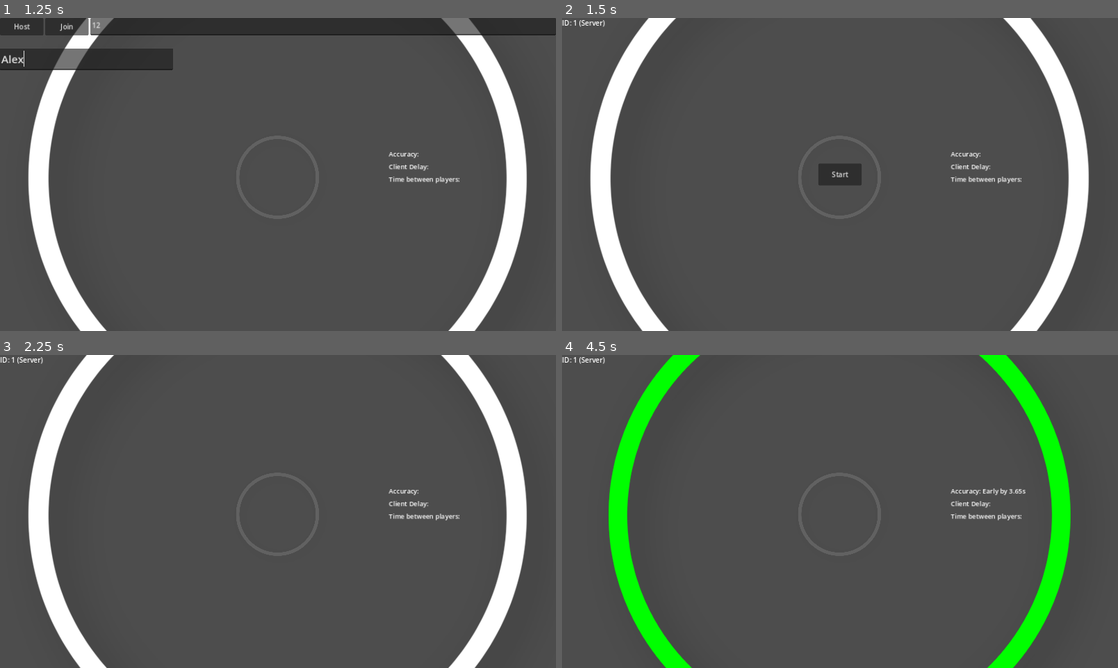
Above: before the commit, frames 1-4 (two rows, left to right).
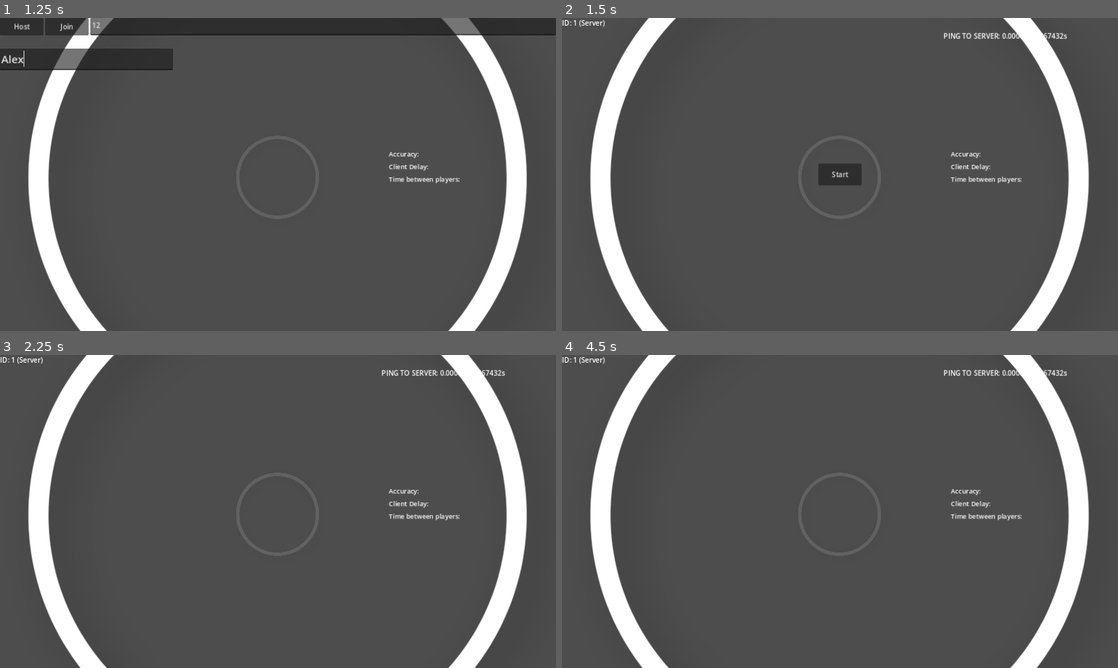
Above: after the commit, the same moments.

Repository: lokasc/rsPrototype
Game: Godot game, scene res://beat_sync/beat_main.tscn
The game is run twice, just before and just after one commit, with the same random seed, the same clock (stepped at 60 frames per second) and the same inputs. This scene is started directly instead of the project's main scene.
Inputs (mouse positions are in pixels of both pictures, inside the frame that each line leads up to):
- Up to frame 1 (1.25 s): click (322, 27) at 0.52 s; type "12" at 0.6 s; click (88, 58) at 0.75 s; type "Alex" at 0.83 s
- Up to frame 2 (1.5 s): click "Host" at 1.25 s
- Up to frame 3 (2.25 s): click "Start" at 2 s
- Up to frame 4 (4.5 s): tap Enter at 2.75 s; move the mouse to (962, 495) at 2.77 s; hold D (right) 2.78-3.53 s; click (962, 495) at 2.85 s; tap Space at 3.5 s; move the mouse to (728, 527) at 3.52 s; hold S (down) 3.53-4.28 s; click (728, 527) at 3.6 s; move the mouse to (895, 442) at 4.27 s; hold D (right) from 4.28 s (still down); click (895, 442) at 4.35 s

Frame 1 is identical in both runs. In frame 2, 0.2% of the frame differs, in the area x 68-91%, y 4-7%; in frame 3, 0.2%; in frame 4, 15%, in the area x 5-95%, y 0-100%.

Commit message:
Added pinging & delay between players

Diff:
--- a/beat_sync/beat_main.tscn
+++ b/beat_sync/beat_main.tscn
@@ -7,7 +7,7 @@
 
 [node name="BeatMain" type="Node"]
 
-[node name="MultiplayerController" type="Node" parent="." node_paths=PackedStringArray("net_ui", "game_ui", "timer", "sound_timer", "transparent_ring", "opaque_ring", "hihat_sound", "stats_container")]
+[node name="MultiplayerController" type="Node" parent="." node_paths=PackedStringArray("net_ui", "game_ui", "timer", "sound_timer", "transparent_ring", "opaque_ring", "hihat_sound", "stats_container", "players_delay_label")]
 script = ExtResource("1_i0qxa")
 net_ui = NodePath("../UI/NetUI")
 game_ui = NodePath("../UI/InGameUI")
@@ -17,7 +17,8 @@
 opaque_ring = NodePath("../Countdowns/Ring")
 hihat_sound = NodePath("../Countdowns/HiHatSound")
 stats_container = NodePath("../Countdowns/StatsContainer")
-result_screen_time = 1.0
+players_delay_label = NodePath("../Countdowns/StatsContainer/ButtonPressDelay")
+result_screen_time = 20.0
 num_countdowns = 10
 
 [node name="Countdowns" type="Node" parent="."]
@@ -76,7 +77,7 @@
 text = "Client Delay:"
 
 [node name="ButtonPressDelay" type="RichTextLabel" parent="Countdowns/StatsContainer"]
-custom_minimum_size = Vector2(300, 25)
+custom_minimum_size = Vector2(1000, 25)
 layout_mode = 2
 theme_override_font_sizes/normal_font_size = 15
 text = "Time between players:"
@@ -137,15 +138,23 @@
 offset_right = 40.0
 offset_bottom = 23.0
 
-[node name="FriendID" type="RichTextLabel" parent="UI/InGameUI"]
+[node name="VBoxContainer" type="VBoxContainer" parent="UI/InGameUI"]
+layout_mode = 0
+offset_left = 878.0
+offset_top = 1.0
+offset_right = 1278.0
+offset_bottom = 230.0
+
+[node name="FriendID" type="RichTextLabel" parent="UI/InGameUI/VBoxContainer"]
 custom_minimum_size = Vector2(400, 25)
-layout_mode = 0
-offset_left = 780.0
-offset_right = 1280.0
-offset_bottom = 35.0
+layout_mode = 2
 theme_override_font_sizes/normal_font_size = 25
 bbcode_enabled = true
 fit_content = true
+
+[node name="Ping" type="Label" parent="UI/InGameUI/VBoxContainer"]
+custom_minimum_size = Vector2(100, 50)
+layout_mode = 2
 
 [node name="StartGameButton" type="Button" parent="UI/InGameUI"]
 custom_minimum_size = Vector2(100, 50)
--- a/beat_sync/multiplayer_controller.gd
+++ b/beat_sync/multiplayer_controller.gd
@@ -3,7 +3,7 @@
 const PORT = 28960
 const MAX_CLIENTS = 2
 
-
+signal client_ready_signal
 
 @export var net_ui : Control
 @export var game_ui : Control
@@ -13,13 +13,17 @@
 @export var transparent_ring : Sprite2D
 @export var opaque_ring : Sprite2D
 @export var hihat_sound : AudioStreamPlayer
+
+@export_subgroup("Stats")
 @export var stats_container : VBoxContainer
+@export var players_delay_label : RichTextLabel
 
 @export_category("Game")
 @export var result_screen_time : float
 @export_range(1,15) var num_countdowns : int
 
 @export_subgroup("BPM")
+@export var BPM_CONSTANT : bool = false
 @export var min_BPM : int = 100
 @export var max_BPM : int = 30
 
@@ -27,10 +31,19 @@
 var ip_address = "127.0.0.1"
 var peer
 var player_name : String = ""
+var is_bpm_sent : bool = false
+var is_delay_sent : bool = false
+
+var _ping_start_time : float
+var final_ping_time : float
+var delta_pings : float = 1
+var _current_ping_timer : float = 0
+
+
 
 ### GAMEPLAY
 var is_game_started : bool = false
-enum GAME_STATE {STATE_IDLE, STATE_RUNNING, STATE_RESULTS}
+enum GAME_STATE {STATE_IDLE, STATE_WAITING, STATE_RUNNING, STATE_RESULTS}
 var current_state : GAME_STATE = GAME_STATE.STATE_IDLE
 var current_countdowns : int
 
@@ -50,7 +63,9 @@
 var pressed_time
 
 # difference between the last crotchet and pressed time.
+# negative implies early, positive implies late.
 var accuracy
+var friend_accuracy = null
 
 var friend_details = {
 	"name" : null,
@@ -74,33 +89,54 @@
 	current_state = GAME_STATE.STATE_IDLE
 	current_countdowns = 0
 
-	# TODO: Send number of countdowns to client
+	client_ready_signal.connect(on_client_ready_signal)
+
+	BPM = null
 
 func _process(delta):
 	if !is_game_started:
 		return
 
-	game_loop(delta)
+
+	# SEND BPM DATA to other player.
+	# WAIT FOR CONFIRMATION BEFORE PROCEEDING
+	# CLIENT SEND PACKET TO SERVER FOR CONFIRMATION
+	# SERVER SEND TO CLIENTS TO START THE COUNTDOWN
+
+	await game_loop(delta)
+
+# call rpc here, ignores the await in game loop.
+func _physics_process(delta):
+
+	_current_ping_timer += delta
+
+	if _current_ping_timer >= delta_pings:
+		_current_ping_timer = 0
+		ping.rpc_id(1, Time.get_unix_time_from_system())
 	pass
 
 ### GAMEPLAY ###
 # Players need to press m0 when the opaque ring overlaps
 # the transparent ring
 
-	# 1. Decide BPM.
-	# 2. Start counting down.
-	# 3. Check for hits.
-	# 4. get results, wait.
-
 # This function corresponds to the main gameplay
 func game_loop(_delta):
+	#print(current_state)
 	match current_state:
 		GAME_STATE.STATE_IDLE:
-			await get_tree().create_timer(1).timeout
-
-			# Calculate a random BPM
-			#BPM = randi_range(max_BPM, min_BPM)
-			BPM = 60
+			#await get_tree().create_timer(1).timeout
+			# Calculate BPM
+			if multiplayer.is_server() && is_bpm_sent == false:
+				if BPM_CONSTANT:
+					send_bpm_rpc.rpc(60)
+				else:
+					BPM = randi_range(max_BPM, min_BPM)
+					send_bpm_rpc.rpc(BPM)
+				is_bpm_sent = true
+
+			## waits for all clients.
+			await client_ready_signal
+
 			seconds_per_four_beats = BPM/60.0 * 4
 			extra_seconds = seconds_per_four_beats/4 * 2
 
@@ -114,7 +150,8 @@
 			$"../Countdowns/Ring".modulate = Color(0,0,0)
 			sound_timer.start(seconds_per_four_beats/4)
 
-			current_state = GAME_STATE.STATE_RUNNING
+			switch_state(current_state, GAME_STATE.STATE_RUNNING)
+			return
 		GAME_STATE.STATE_RUNNING:
 			# Shrink visual image, via linear interpolation.
 			opaque_ring.scale = opaque_ring_scale + ((transparent_ring_scale - opaque_ring_scale)/(seconds_per_four_beats-0)) * (total_cd_time - timer.time_left-0)
@@ -132,16 +169,37 @@
 				timer.stop()
 				sound_timer.stop()
 				$"../Countdowns/CorrectBuzzerNoise".play(0.15)
-				# negative implies early, positive implies late.
+
 				accuracy =  total_cd_time - pressed_time - seconds_per_four_beats
 				#print("Time left: " + str(pressed_time) + "\n Accuracy: " + str(accuracy))
 
+				if !multiplayer.is_server():
+					send_press_time.rpc_id(1, accuracy, Time.get_unix_time_from_system())
+
+				set_accuracy()
+				$"../Countdowns/StatsContainer/ButtonPressDelay".text = "Time between players: WAITING"
 				# stop timer when hit
-				current_state = GAME_STATE.STATE_RESULTS
+				switch_state(current_state, GAME_STATE.STATE_RESULTS)
 		GAME_STATE.STATE_RESULTS:
-			# show results here, for x seconds then go next.
-			set_accuracy()
-
+			if current_state != GAME_STATE.STATE_RESULTS:
+				return # sanity check, it can happen.
+
+			# Synchronise step, wait until I get result
+			if friend_accuracy == null:
+				return
+
+			# recieved result, go next.
+			if multiplayer.is_server() && is_delay_sent == false:
+				var player_diff = abs(friend_accuracy - accuracy)
+				pong_button_press_delay.rpc(player_diff)
+				is_delay_sent = true
+
+			# client has recieved delay results
+			if !multiplayer.is_server() && is_delay_sent == false:
+				client_ready.rpc_id(1, multiplayer.get_unique_id())
+				is_delay_sent = true
+
+			await client_ready_signal
 			await get_tree().create_timer(result_screen_time).timeout
 
 			# check to end game.
@@ -149,17 +207,24 @@
 			# without being in state_result
 			if current_state == GAME_STATE.STATE_RESULTS:
 				current_countdowns += 1
+
+				# reset variables
+				friend_accuracy = null
+				accuracy = null
+				is_bpm_sent = false
+				is_delay_sent = false
+				reset_stat_strings()
 				if current_countdowns >= num_countdowns:
 					is_game_started = false
 					return
-			current_state = GAME_STATE.STATE_IDLE
+				switch_state(current_state, GAME_STATE.STATE_IDLE)
 			return
 
 func _on_cd_timer_timeout():
 	if current_state != GAME_STATE.STATE_RUNNING:
 		return
 	accuracy = 123456789
-	current_state = GAME_STATE.STATE_RESULTS
+	switch_state(current_state, GAME_STATE.STATE_RESULTS)
 
 func _on_sound_timer_timeout():
 	hihat_sound.stop()
@@ -170,7 +235,10 @@
 		# play different sound
 		sound_timer.stop()
 
-# includes network code here.
+func reset_stat_strings():
+	$"../Countdowns/StatsContainer/Accuracy".text = "Accuracy"
+	$"../Countdowns/StatsContainer/Ping".text = "Client Delay"
+	$"../Countdowns/StatsContainer/ButtonPressDelay".text = "Time between players:"
 func set_accuracy():
 	var string
 
@@ -184,6 +252,24 @@
 
 	stats_container.get_child(0).text = "Accuracy: " + string
 
+### DEBUG ###
+func switch_state(old, new):
+	if old == new: return
+
+	current_state = new
+	if multiplayer.is_server():
+		return
+
+	if old == 2 && new == 0:
+		pass
+	print("old:" + str(old) + " to " + "new:" + str(new))
+
+func on_client_ready_signal():
+	if multiplayer.is_server():
+		return
+	print("signal emitted")
+
+
 ### NETWORKING ###
 
 # Creates a client given ip_address
@@ -223,7 +309,7 @@
 	game_ui.visible = true
 	player_name = net_ui.get_child(1).text
 	(game_ui.get_child(0) as Label).text = "ID: " + str(multiplayer.get_unique_id()) + " (Server)"
-	game_ui.get_node("StartGameButton").visible = true
+	game_ui.get_node("StartGameButton").visible = true # SOLOTEST
 
 func _on_join_button_button_down():
 	var input_ip = (get_node("/root/BeatMain/UI/NetUI/HBoxContainer/IP") as TextEdit).text
@@ -243,14 +329,14 @@
 	friend_details["id"] = id
 	transfer_name.rpc(player_name)
 
-	#if multiplayer.is_server():
-		#game_ui.get_node("StartGameButton").visible = true
+	if multiplayer.is_server():
+		game_ui.get_node("StartGameButton").visible = true
 	pass
 
 func _on_player_disconnect(id):
 	friend_details["name"] = null
 	friend_details["id"] = null
-	game_ui.get_child(1).text = ""
+	$"../UI/InGameUI/VBoxContainer/FriendID".text = ""
 	game_ui.get_node("StartGameButton").visible = false
 	pass
 
@@ -266,9 +352,9 @@
 	friend_details["name"] = name
 
 	if multiplayer.is_server():
-		game_ui.get_child(1).text = "[center]" + friend_details["name"] + " Connected"
+		$"../UI/InGameUI/VBoxContainer/FriendID".text = "[center]" + friend_details["name"] + " Connected"
 	else:
-		game_ui.get_child(1).text = "[center]" + "Connected to " + friend_details["name"]
+		$"../UI/InGameUI/VBoxContainer/FriendID".text = "[center]" + "Connected to " + friend_details["name"]
 	pass
 
 @rpc("authority", "reliable", "call_local")
@@ -278,6 +364,61 @@
 func _on_start_game_button_button_down():
 	is_game_started = true
 
-	#start_game.rpc()
+	start_game.rpc()
 	game_ui.get_node("StartGameButton").visible = false
 	pass
+
+
+# this sends and changes bpm on all machines
+@rpc("call_local", "reliable", "authority")
+func send_bpm_rpc(bpm):
+	change_bpm(bpm)
+
+	# Let server know client has recieved and ready.
+	if !multiplayer.is_server():
+		#print("IM CALLING FROM CLIENT")
+		client_ready.rpc_id(1, multiplayer.get_unique_id())
+	return
+
+@rpc("unreliable", "any_peer")
+func client_ready(id):
+	if !multiplayer.is_server():
+		return
+
+	# server understands client, tells all clients to start.
+	emit_all_client_ready_signal.rpc()
+	pass
+
+# tells all clients to continue.
+@rpc("any_peer", "reliable", "call_local")
+func emit_all_client_ready_signal():
+	client_ready_signal.emit()
+
+func change_bpm(new_bpm):
+	BPM = new_bpm
+	#print("I've changed BPM!")
+
+
+# only sent to server by client
+@rpc("any_peer")
+func send_press_time(pressed_time : float, unix_time : float):
+	friend_accuracy = pressed_time
+	#client_ready_signal.emit()
+
+@rpc("any_peer", "call_local")
+func pong_button_press_delay(delay : float):
+	players_delay_label.text = "Time between players: " + str(delay) + "s"
+	friend_accuracy = delay
+
+
+# pinging starts from the player, then to the server.
+@rpc("any_peer", "call_local")
+func ping(start_time : float):
+	var sender_id = multiplayer.get_remote_sender_id()
+	pong.rpc_id(sender_id, start_time)
+	pass
+
+@rpc("any_peer", "call_local")
+func pong(start_time :float):
+	final_ping_time = Time.get_unix_time_from_system() - start_time
+	$"../UI/InGameUI/VBoxContainer/Ping".text = "PING TO SERVER: " + str(final_ping_time) + "s"
